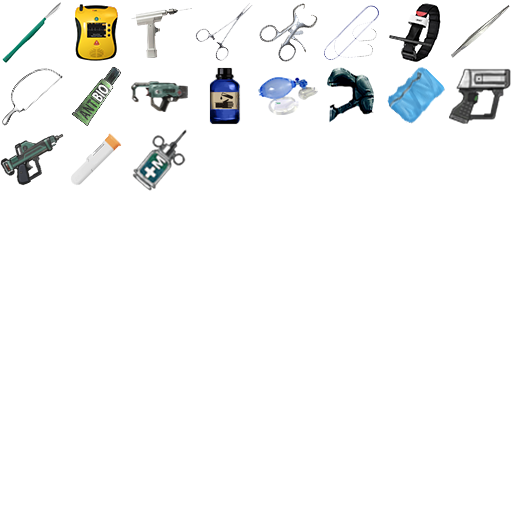
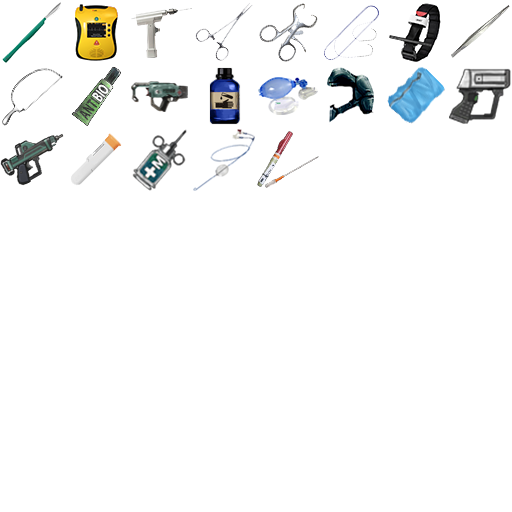
Two versions of the same layered image (w=512, h=512). Layer-by-layer changes:
added layer "Layer 14" above "Layer 7" over [257, 131, 319, 188]
added layer "REBOA" above "Layer 13" over [193, 129, 255, 191]
